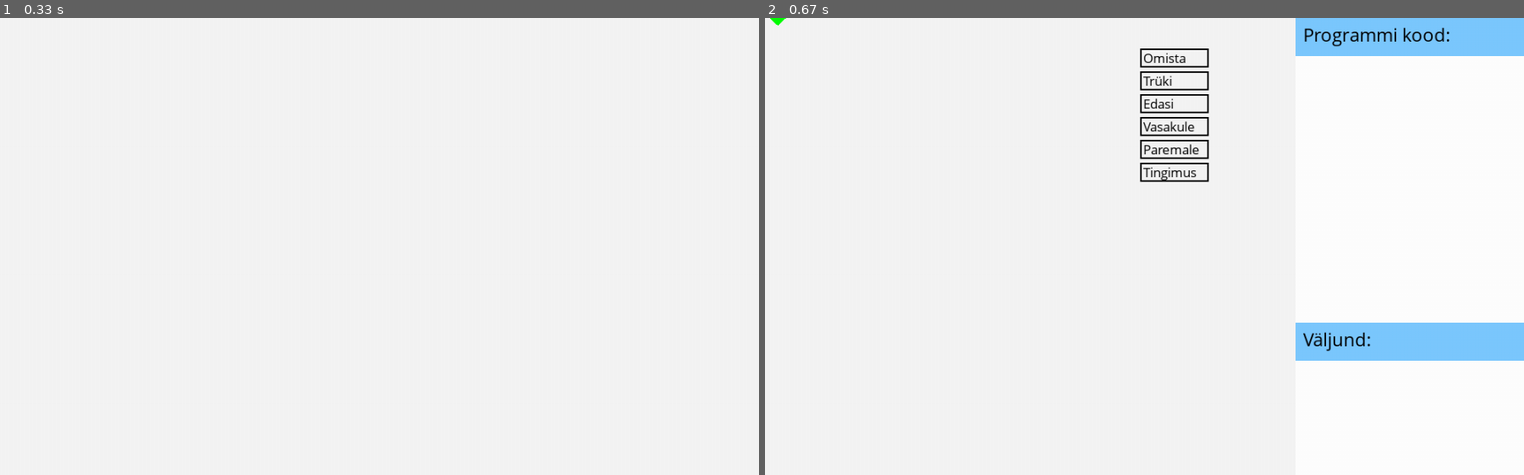
Above: before the commit, frames 1-2 (left to right).
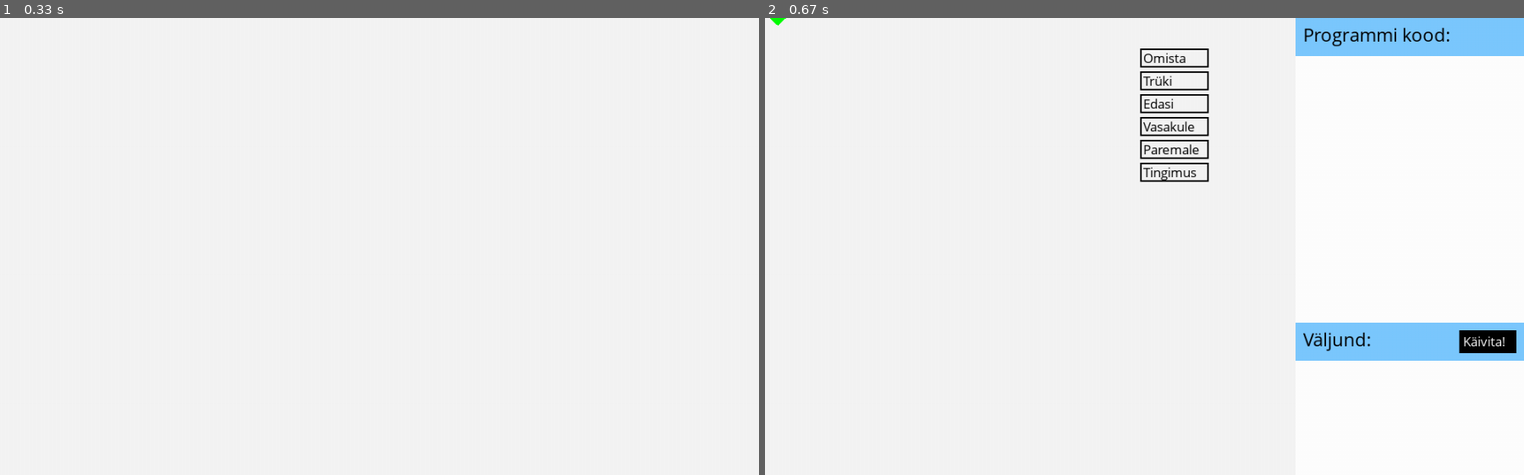
Above: after the commit, the same moments.

Repository: taivop/Monty
Game: pygame game, started from src/main.py
Same seed, same stepped clock (60 frames per second), same inputs: the game is played once before the commit and once after it.
Inputs (mouse positions are in pixels of both pictures, inside the frame that each line leads up to):
- Up to frame 1 (0.33 s): no input
- Up to frame 2 (0.67 s): press the mouse at (1114, 264) at 0.37 s; move the mouse to (1250, 251) at 0.47 s; release the mouse at (1387, 232) at 0.6 s

Frame 1 is identical in both runs. In frame 2, 0.4% of the frame differs, in the area x 91-99%, y 68-74%.

Commit message:
Button for running code. Code is actually executed when button pressed. Importing turtle so it works in theory.

Diff:
--- a/src/gui/CodeBox.py
+++ b/src/gui/CodeBox.py
@@ -97,8 +97,8 @@
     title_font = None
 
     coderunner = None
-    run_output = None
-    run_errors = None
+    run_output = ""
+    run_errors = ""
 
     def __init__(self):
         pygame.sprite.Sprite.__init__(self)
@@ -109,8 +109,9 @@
     def updateRunResult(self):
         # Get program text
         programText = ""
+        programText += "from turtle import *\nexitonclick()\n"
         for line in self.codebox.lineList:
-            programText.append(line + "\n")
+            programText += line + "\n"
 
         result = self.coderunner.execute(programText)
         self.run_output = result[0]
@@ -128,3 +129,35 @@
         label_obj = self.title_font.render("Väljund:", 1, (0, 0, 0))
         blit = screen.blit(label_obj, (self.x+self.left_padding, self.y+5))
         DebugHelper.drawDebugRect(blit, screen)
+
+        # Output
+        lines = self.run_output.split('\n')
+        for i in range(0, len(lines)):
+            line = lines[i]
+            label_obj = self.font.render(line, 1, (0, 0, 0))
+            blit = screen.blit(label_obj, (self.x+self.left_padding, self.y+self.top_padding+i*self.line_height))
+            DebugHelper.drawDebugRect(blit, screen)
+
+        # Errors
+
+
+class RunButton(pygame.sprite.Sprite):
+
+    def __init__(self): # initialze the properties of the object
+        pygame.sprite.Sprite.__init__(self)
+        self.font = pygame.font.Font("OpenSans-Regular.ttf", 18)
+        self.color = (255,255,255)
+        self.borderColor = (0,0,0)
+        self.text = self.font.render("Käivita!", 1, self.color)
+        self.rect = self.text.get_rect()
+        self.rect.width = 75
+        self.rect.height = 30
+        self.width = self.rect.width
+        self.height = self.rect.height
+        self.pos = (RunBox.x+220,RunBox.y+12)
+        self.rect.x = self.pos[0]-5
+        self.rect.y = self.pos[1]-2
+
+    def Render(self, screen):
+        rect = pygame.draw.rect(screen, self.borderColor, self.rect, 0)
+        blit = screen.blit(self.text, (self.pos[0], self.pos[1]))
--- a/src/gui/klotsid.py
+++ b/src/gui/klotsid.py
@@ -5,7 +5,7 @@
 
 from gui.StartTriangle import StartTriangle
 from gui.blocks import Block
-from gui.CodeBox import CodeBox, RunBox
+from gui.CodeBox import *
 from gui.buttons import *
 
 
@@ -61,6 +61,7 @@
     triangle=StartTriangle((0,255,0),[10,0], 20,9) # create a new one
     other_group.add(triangle) # add to list of things to draw
 
+    # Create run box and code box
     runbox = RunBox()
     other_group.add(runbox)
 
@@ -69,6 +70,9 @@
     other_group.add(codebox)
 
     runbox.codebox = codebox
+
+    # Create run button
+    runbutton = RunButton()
 
     assignButton = AssignButton(500, 40)
     printButton = PrintButton(500, 70)
@@ -128,6 +132,10 @@
                     targetbutton = item
                     break
 
+            # if run button was pressed:
+            if mouseIsOn(runbutton, pos):
+                runbox.updateRunResult()
+
 
             if Target is None and targetbutton != None:  # didn't click on a block or other object
                 new_blocks=targetbutton.newBlocks()
@@ -181,6 +189,7 @@
         for item in button_group:
             item.Render(screen)
 
+        runbutton.Render(screen)
 
         pygame.display.flip()
 
